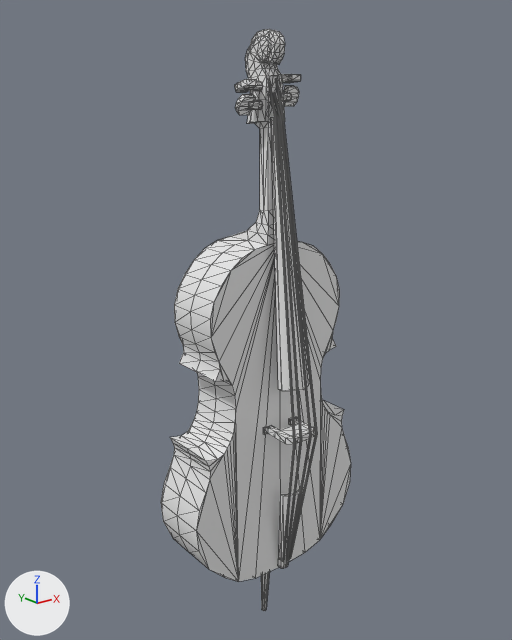
The FBX model LD48/Assets/GraphicBank/Mesh/ENV_Cello_01.FBX as it was, and as the next commit left it.
Before and after are seen from a camera (50 mm lens) standing at (-1.262, -1.637, 1.647) and looking at (0.009, -0.048, 1.012). Arrows for +X, +Y and +Z are at lower left; the lights stay in place. Mesh edges are drawn as thin lines. Where no turn or scale is listed for an object, it has been applied to the vertices.

Objects in the first picture: 'ENV_Cello_01'.
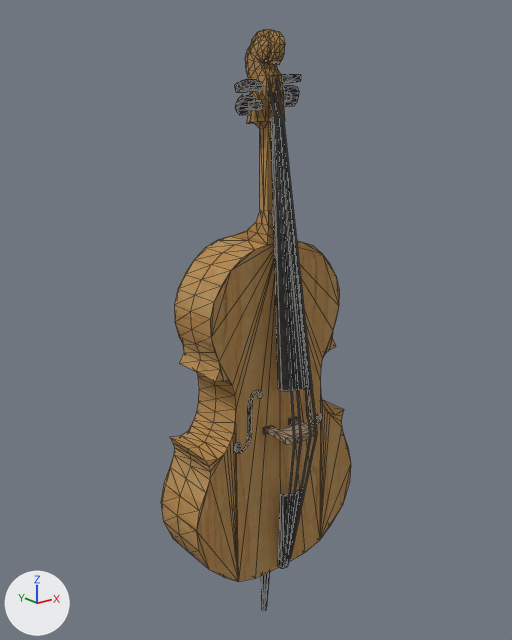
What differs and where, as boxes [x1, y1, x2, y2] in the pictures (512 x 640 px):
part 1 of me_mesh, added: after [234, 390, 262, 453]
part 2 of me_mesh, added: after [306, 385, 322, 425]
part 3 of me_mesh, recoloured (grey to brown): [161, 29, 351, 611] in both

The change, as a list of edits to the scene's bpy script:
```text
Add img_t_woodprops_basecolor_png:
    img_t_woodprops_basecolor_png = load_image('T_woodProps_basecolor.png', '../Texture/T_woodProps_basecolor.png', 2048, 2048, 'sRGB')
Add mat_material__2:
    mat_material__2 = principled_material('Material #2')
    mat_material__2.texture = img_t_woodprops_basecolor_png
    mat_material__2.roughness = 0.859
Change me_mesh:
    used by ob_env_cello_01; location = (0.017, -0.084, -0.004)
    remove me_mesh.from_pydata(...)  # 878 vertices, 1688 faces; spans x -0.31..0.33, y -0.17..0.13, z -0.01..1.82
    add me_mesh.from_pydata(...)  # 960 vertices, 1766 faces; spans x -0.31..0.33, y -0.17..0.13, z -0.01..1.82
    me_mesh part 1: a new loose piece of 41 vertices spanning x -0.17..-0.06, y -0.06, z 0.66..0.84, in mat_material__2 (picture img_t_woodprops_basecolor_png)
    me_mesh part 2: a new loose piece of 41 vertices spanning x 0.08..0.19, y -0.06, z 0.66..0.84, in mat_material__2 (picture img_t_woodprops_basecolor_png)
    me_mesh part 3: 1688 faces spanning x -0.31..0.33, y -0.17..0.13, z -0.01..1.82 switch from no material to mat_material__2 (picture img_t_woodprops_basecolor_png)
```
